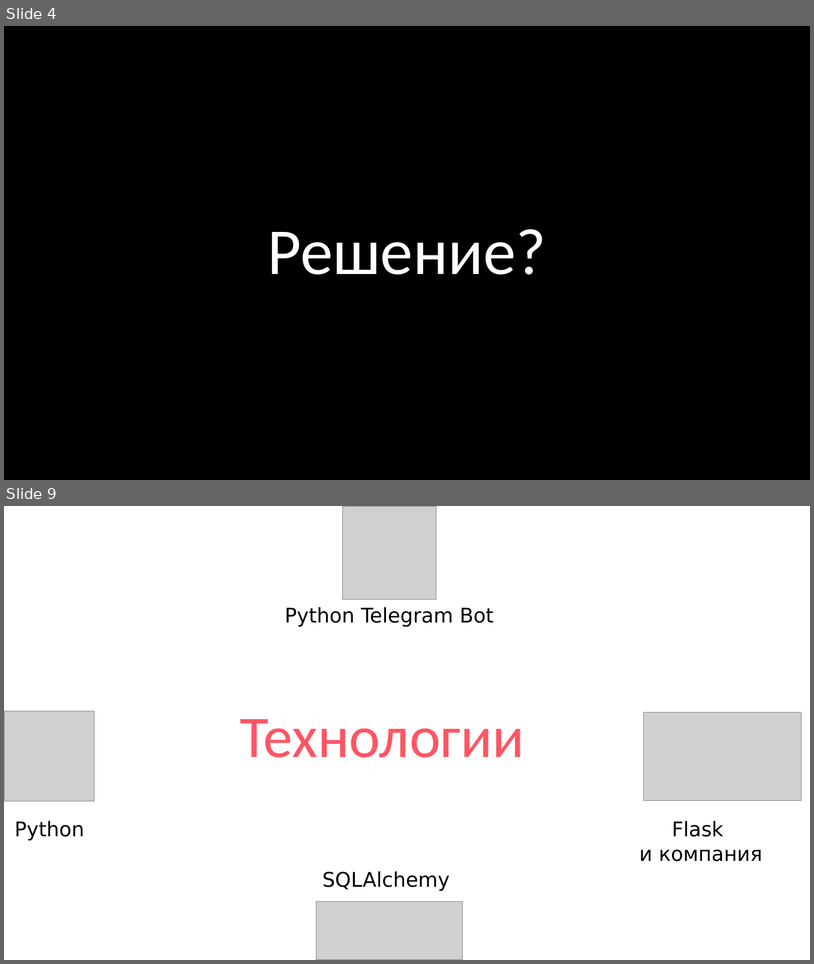
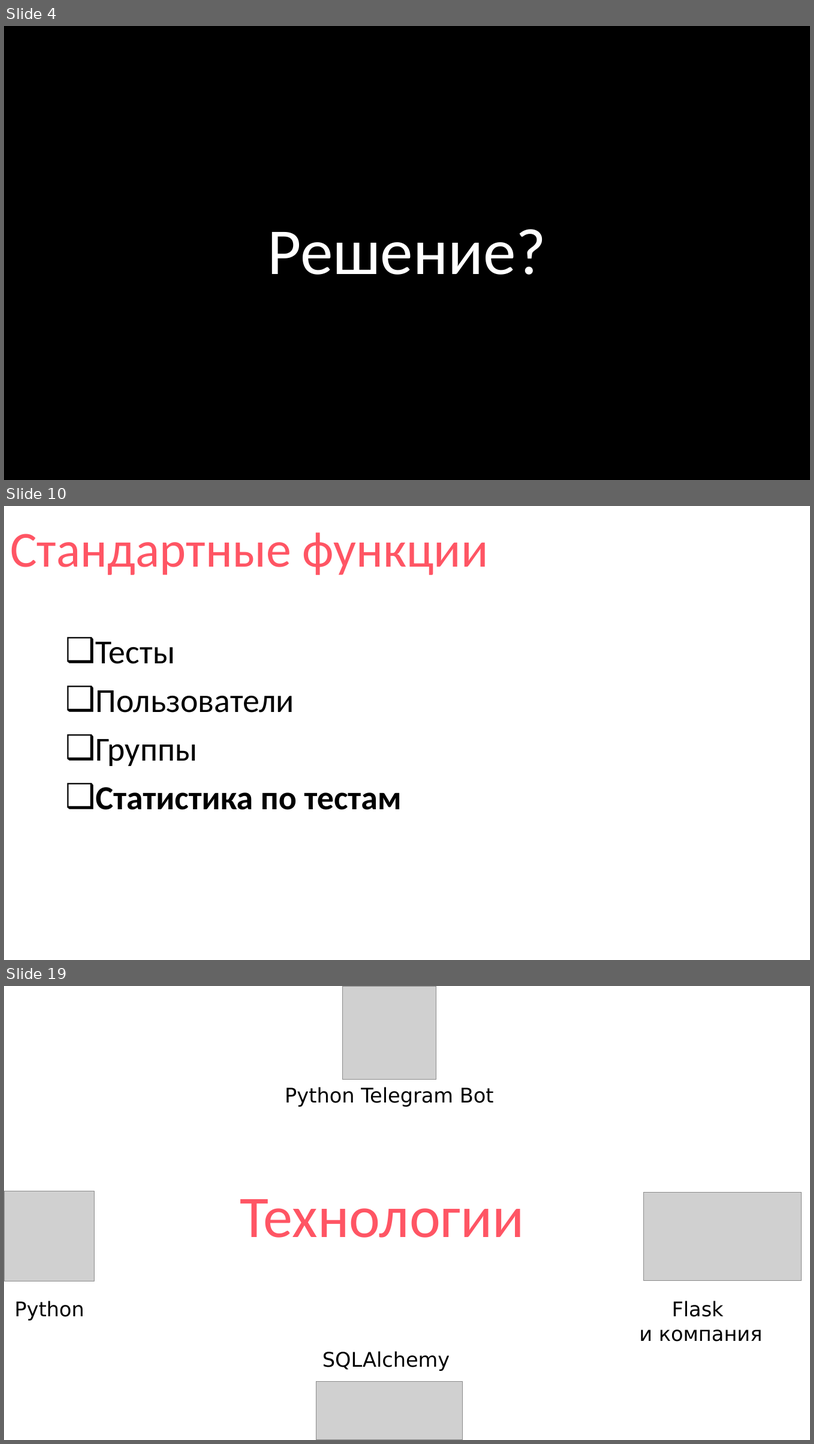
Before and after one commit to thecattest/testing-system, a slide deck: presentation.pptx. Shown one above the other, each under a label of ours: slides 4 and 9 before the commit, slides 4, 10 and 19 after it; the slides between them are not shown. The pictures are 814x964 and 814x1444 pixels, drawn with LibreOffice and Linux fonts; fonts in the diff are those of the drawing; grey boxes stand for pictures. Boxes give left, top, right and bottom in pixels: in the first picture for what was removed or moved away, otherwise in the second. Text is boxed around its words. In the diff, an @@ line names an element or a change of style, - is before the commit and + after.

```diff
--- a/presentation.pptx
+++ b/presentation.pptx
@@ slide 10 added at [4, 506, 810, 960], background #FFFFFF @@
@@ title added at [10, 532, 489, 575], 60 pt, text #FF5564 @@
+Стандартные функции
@@ text added at [96, 642, 402, 810], 40 pt, text #000000 @@
+❑ Тесты
+❑ Пользователи
+❑ Группы
+❑ Статистика по тестам
@@ what was slide 9 is now slide 19 @@
```
Also in this commit, not shown: 2 slides changed, 17 other slides added, 5 slides removed, 1 other file.
